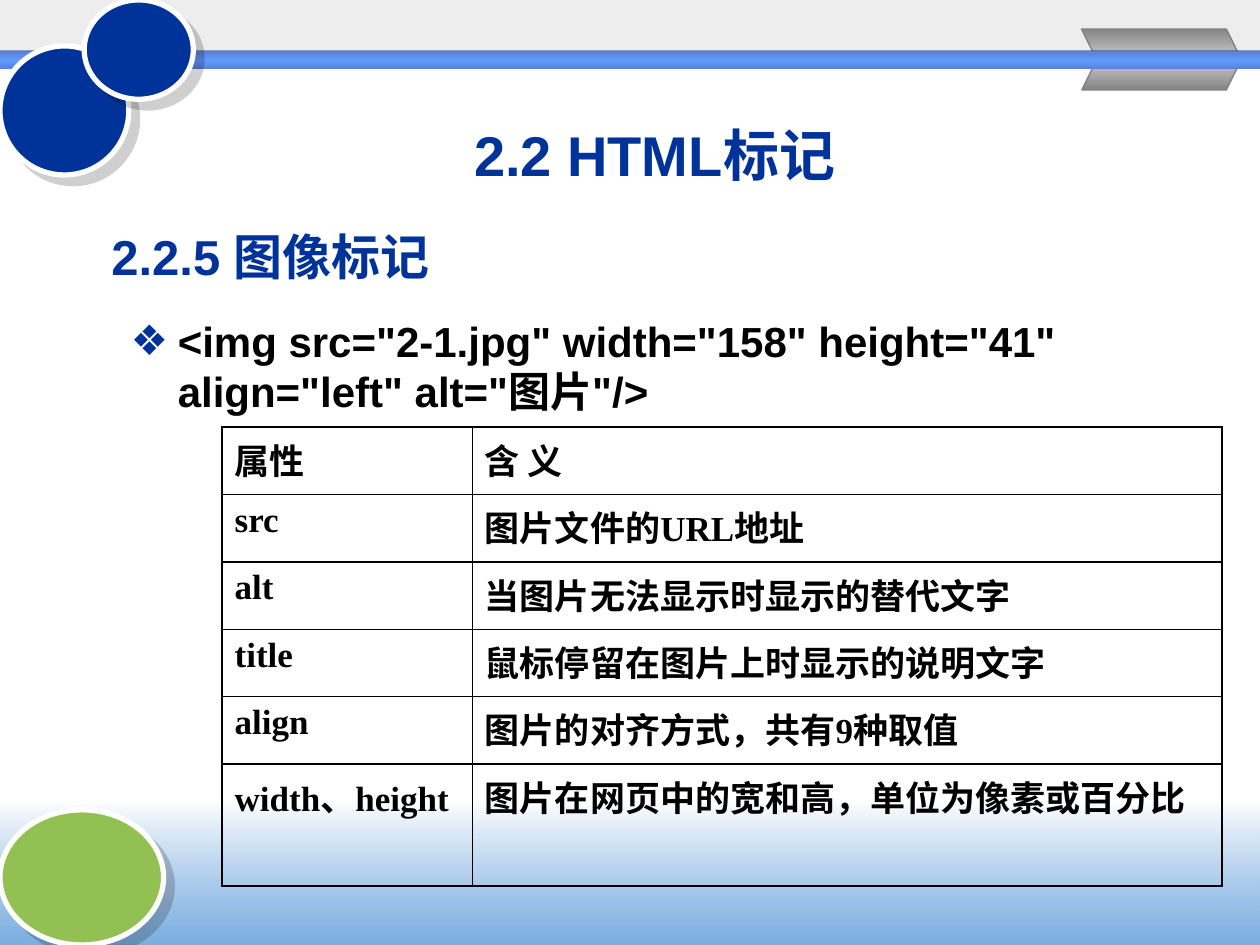
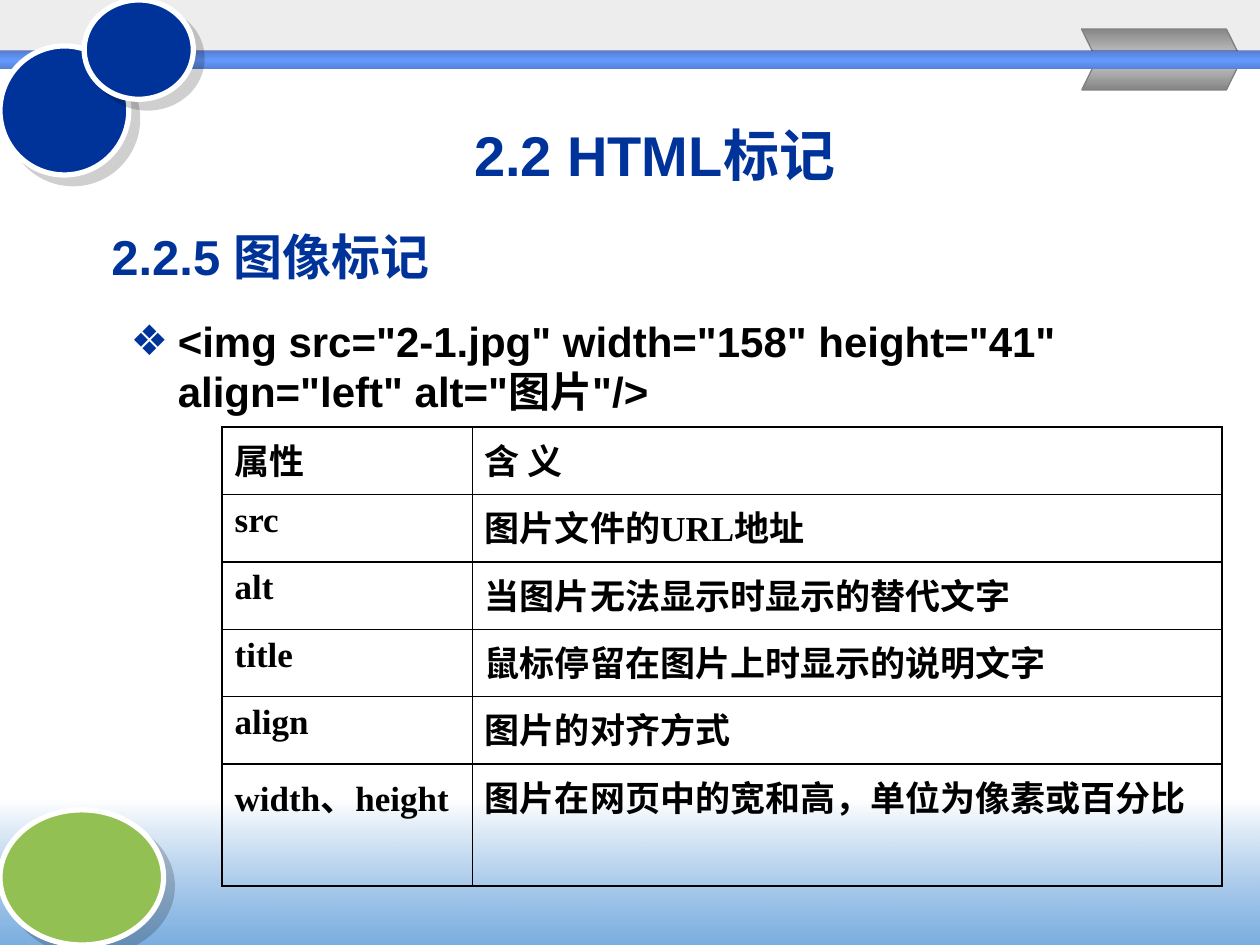
Before and after one commit to Chencao0928/Web-, a slide deck: slide 17 of chapter2/2HTML与CSS.pptx. Drawn at 1260x945 pixels with LibreOffice and Linux fonts; fonts in the diff are those of the drawing; background and template pictures are left out. Boxes give left, top, right and bottom in pixels: in the first picture for what was removed or moved away, otherwise in the second. Text is boxed around its words. In the diff, an @@ line names an element or a change of style, - is before the commit and + after.

```diff
--- a/chapter2/2HTML与CSS.pptx
+++ b/chapter2/2HTML与CSS.pptx
@@ table at (222,427,1222,886) @@
-row 5, column 2: 图片的对齐方式，共有9种取值
+row 5, column 2: 图片的对齐方式
```
Also in this commit, not shown: 3 other slides changed, 1 slide removed.
